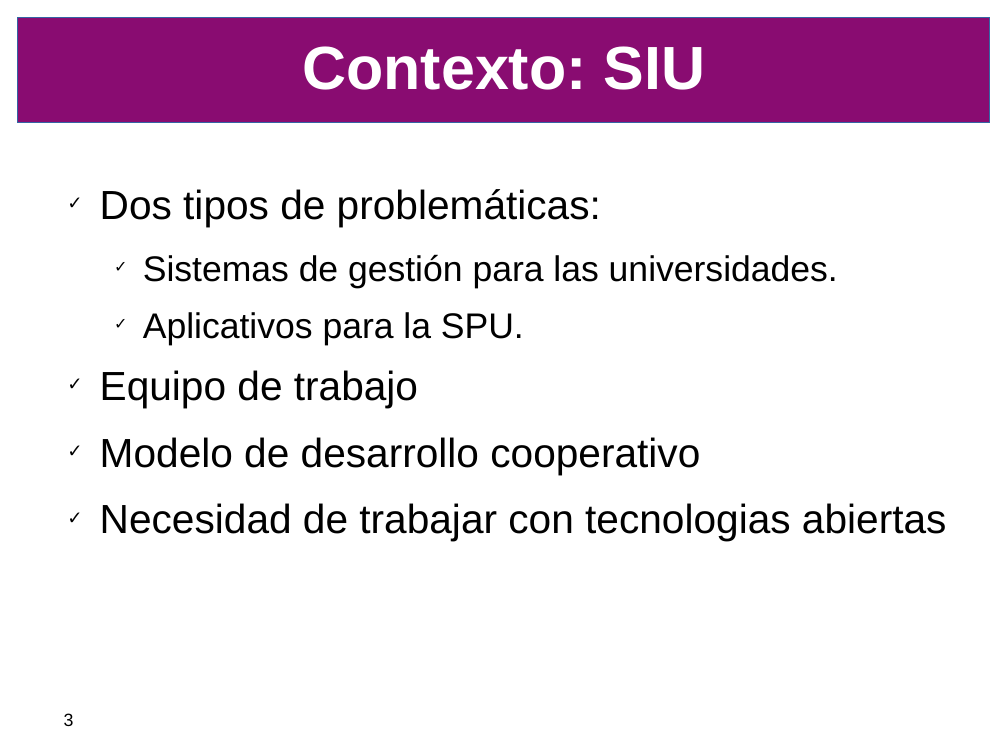
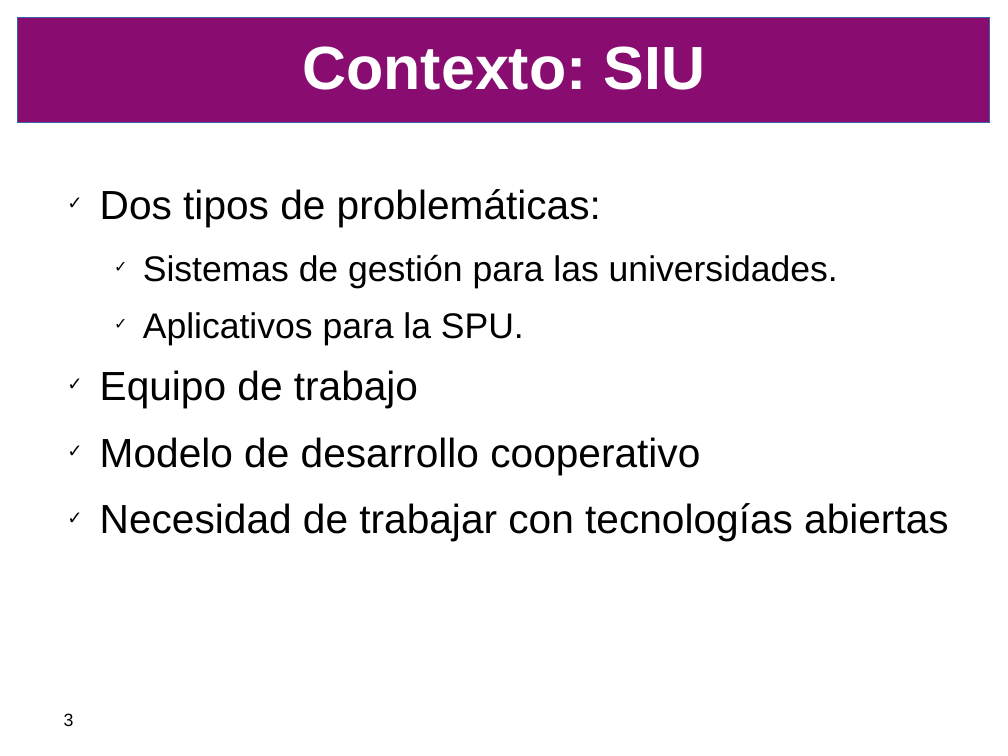
Before and after one commit to SIU-Toba/framework, a slide deck: slide 3 of doc/presentacion/CafeConf2006.odp. Drawn at 1008x756 pixels with LibreOffice and Linux fonts; fonts in the diff are those of the drawing; background and template pictures are left out. Boxes give left, top, right and bottom in pixels: in the first picture for what was removed or moved away, otherwise in the second. Text is boxed around its words. In the diff, an @@ line names an element or a change of style, - is before the commit and + after.

```diff
--- a/doc/presentacion/CafeConf2006.odp
+++ b/doc/presentacion/CafeConf2006.odp
@@ text at bbox=[100, 503, 949, 541]: text changed @@
-✓ Necesidad de trabajar con tecnologias abiertas
+✓ Necesidad de trabajar con tecnologías abiertas
```
Also in this commit, not shown: 8 other slides changed, 1 slide added.
